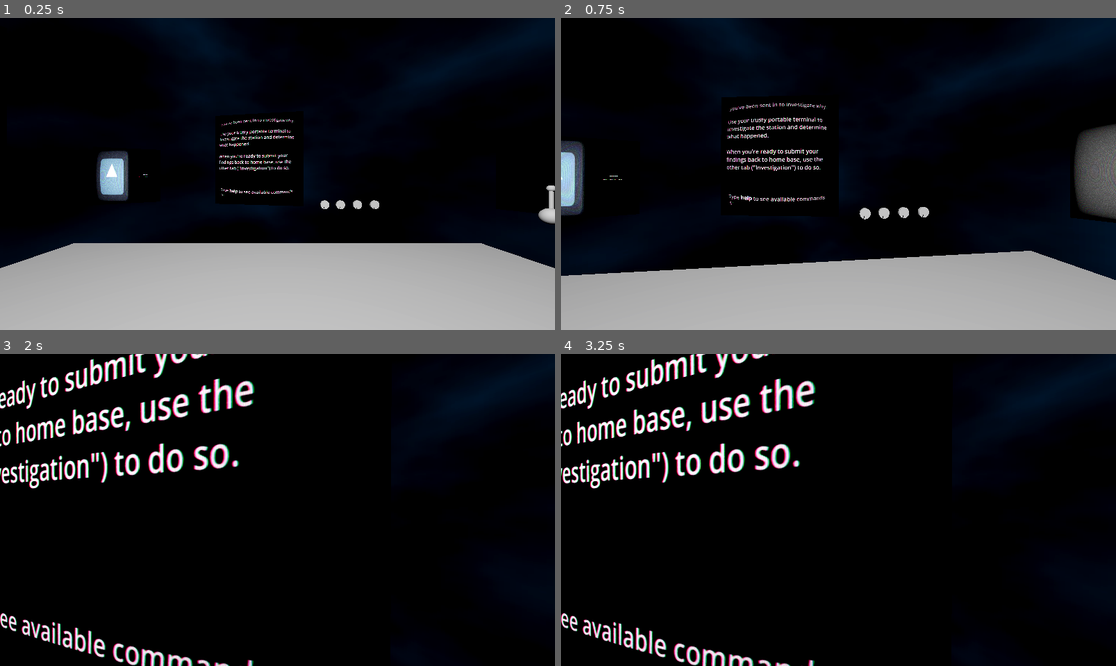
Above: before the commit, frames 1-4 (two rows, left to right).
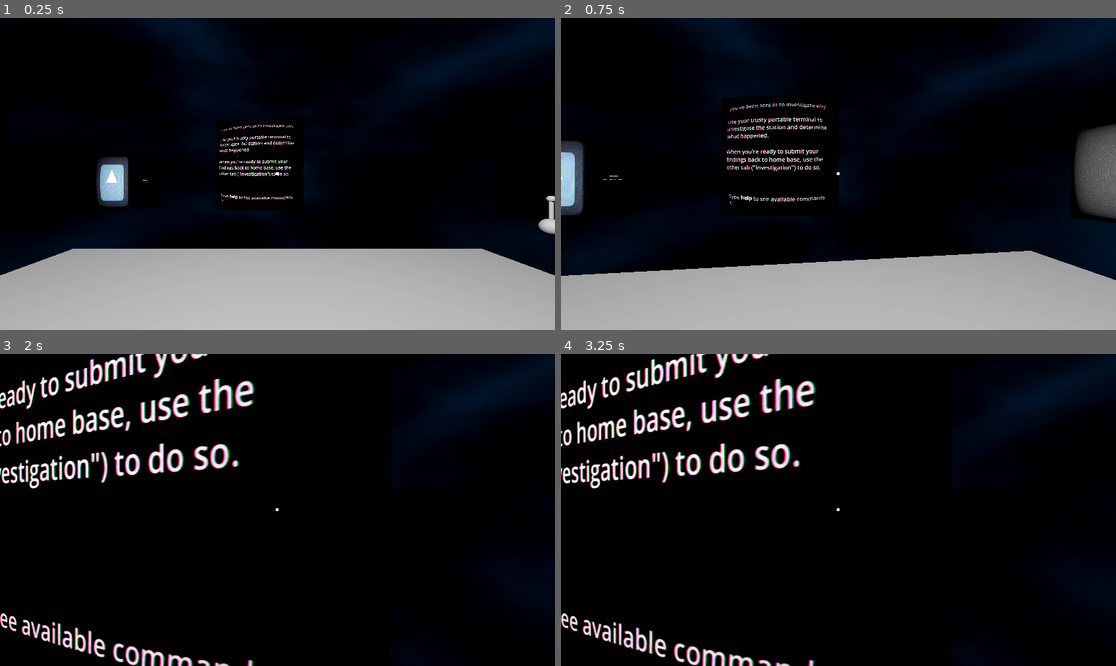
Above: after the commit, the same moments.

Repository: Samiser/spooky-signals
Game: Godot game, scene res://locations/test_area/test_area.tscn
The game is run twice, just before and just after one commit, with the same random seed, the same clock (stepped at 60 frames per second) and the same inputs. This scene is started directly instead of the project's main scene. The engine's default icon, where the game draws it, is replaced by a stand-in: a white triangle on a blue panel in a dark square.
Inputs (mouse positions are in pixels of both pictures, inside the frame that each line leads up to):
- Up to frame 1 (0.25 s): no input
- Up to frame 2 (0.75 s): tap Enter at 0.5 s; move the mouse to (866, 174) at 0.52 s; press the mouse at (866, 174) at 0.53 s; hold W (move_forward) from 0.53 s (still down)
- Up to frame 3 (2 s): keep holding W (move_forward); tap Space (jump) at 0.77, 1.52 s; move the mouse to (249, 510) at 1.27 s; release the mouse at (249, 510) at 1.28 s; click (249, 510) at 1.35 s
- Up to frame 4 (3.25 s): keep holding W (move_forward); move the mouse to (849, 503) at 2.02 s; press the mouse at (849, 503) at 2.03 s; move the mouse to (832, 516) at 2.77 s; release the mouse at (832, 516) at 2.78 s; click (832, 516) at 2.85 s; tap Space (jump) at 3.02 s

The runs differ from the first frame. In frame 1, 3.8% of the frame differs, in the area x 0-100%, y 32-83%; in frame 2, 0.2%; in frame 3, less than 0.1%; in frame 4, less than 0.1%.

Commit message:
added signal tuning screen and hooked up the dials to it in the test scene

Diff:
--- a/entities/dial/dial.gd
+++ b/entities/dial/dial.gd
@@ -1,4 +1,5 @@
 extends AnimatableBody3D
+class_name Dial
 
 var _active = false
 var _player: Player
@@ -9,6 +10,8 @@
 @export var step: float = 1.
 
 @export var drag_sensitivity: float = 0.1
+
+@export var screen: Screen
 
 var max_rotation: float = -160
 var min_rotation: float = 160
@@ -42,6 +45,12 @@
 		get_viewport().set_input_as_handled()
 		return
 
+func _process(_delta: float) -> void:
+	if !_active: return
+
+	if screen.current_screen.has_method("control"):
+		screen.current_screen.control(self, value)
+
 func _handle_motion(event: InputEventMouseMotion) -> void:
 	var dv := -event.relative.y * drag_sensitivity
 	if dv == 0.0:
@@ -53,7 +62,6 @@
 		new_val = round((new_val - min_value) / step) * step + min_value
 
 	value = clampf(new_val, min_value, max_value)
-	print(value)
 	_update_rotation_from_value()
 
 func _update_rotation_from_value() -> void:
--- a/entities/player/player.tscn
+++ b/entities/player/player.tscn
@@ -23,3 +23,26 @@
 
 [node name="Camera3D" type="Camera3D" parent="."]
 transform = Transform3D(1, 0, 0, 0, 1, 0, 0, 0, 1, 0, 1.7, 0)
+
+[node name="UI" type="Control" parent="."]
+layout_mode = 3
+anchors_preset = 15
+anchor_right = 1.0
+anchor_bottom = 1.0
+grow_horizontal = 2
+grow_vertical = 2
+mouse_filter = 2
+
+[node name="CenterContainer" type="CenterContainer" parent="UI"]
+layout_mode = 1
+anchors_preset = 15
+anchor_right = 1.0
+anchor_bottom = 1.0
+grow_horizontal = 2
+grow_vertical = 2
+mouse_filter = 2
+
+[node name="ColorRect" type="ColorRect" parent="UI/CenterContainer"]
+custom_minimum_size = Vector2(5, 5)
+layout_mode = 2
+mouse_filter = 2
--- a/locations/test_area/test_area.tscn
+++ b/locations/test_area/test_area.tscn
@@ -1,10 +1,11 @@
-[gd_scene load_steps=15 format=3 uid="uid://dnk6muhxi6jnc"]
+[gd_scene load_steps=16 format=3 uid="uid://dnk6muhxi6jnc"]
 
 [ext_resource type="PackedScene" uid="uid://vfatuya14sn3" path="res://entities/player/player.tscn" id="1_3ewf1"]
 [ext_resource type="PackedScene" uid="uid://ct5ty1nydcveo" path="res://entities/screen/screen.tscn" id="2_g35bj"]
 [ext_resource type="PackedScene" uid="uid://dp54nqbw0enmy" path="res://ui/screens/terminal/terminal.tscn" id="3_7y0ld"]
 [ext_resource type="PackedScene" uid="uid://6j77mwnbq2hp" path="res://entities/dial/dial.tscn" id="4_mw8hc"]
 [ext_resource type="PackedScene" uid="uid://dfm5ubt1vvrrm" path="res://entities/signal_camera/signal_camera.tscn" id="5_onvax"]
+[ext_resource type="PackedScene" uid="uid://bihsc0t2rsvbi" path="res://ui/screens/signal_tuner/signal_tuner.tscn" id="5_rxbqj"]
 [ext_resource type="PackedScene" uid="uid://but8hh6p6o5w4" path="res://entities/joystick/joystick.tscn" id="6_onvax"]
 
 [sub_resource type="BoxMesh" id="BoxMesh_g35bj"]
@@ -42,6 +43,9 @@
 
 [node name="TestArea" type="Node3D"]
 
+[node name="Player" parent="." instance=ExtResource("1_3ewf1")]
+transform = Transform3D(1, 0, 0, 0, 1, 0, 0, 0, 1, 0, 0.45544386, 0)
+
 [node name="TestPlatform" type="StaticBody3D" parent="."]
 transform = Transform3D(1, 0, 0, 0, 1, 0, 0, 0, 1, 0, -0.5, 0)
 
@@ -51,7 +55,56 @@
 [node name="CollisionShape3D" type="CollisionShape3D" parent="TestPlatform"]
 shape = SubResource("BoxShape3D_7y0ld")
 
-[node name="Player" parent="." instance=ExtResource("1_3ewf1")]
+[node name="SignalCamera" type="Node" parent="."]
+
+[node name="SignalCamViewport" type="SubViewport" parent="SignalCamera"]
+
+[node name="SignalCamera" parent="SignalCamera/SignalCamViewport" instance=ExtResource("5_onvax")]
+transform = Transform3D(1, 0, 0, 0, 1, 0, 0, 0, 1, 0, 0, -6.396699)
+
+[node name="Joystick" parent="SignalCamera" node_paths=PackedStringArray("screen", "control_target") instance=ExtResource("6_onvax")]
+transform = Transform3D(-0.4843975, 0, 0.8748482, 0, 1, 0, -0.8748482, 0, -0.4843975, 3.3857687, 1.1762142, -2.5122895)
+screen = NodePath("../SignalCameraScreen")
+control_target = NodePath("../SignalCamViewport/SignalCamera")
+
+[node name="SignalCameraScreen" parent="SignalCamera" node_paths=PackedStringArray("viewport_override") instance=ExtResource("2_g35bj")]
+transform = Transform3D(0.27065733, 0, -0.53548545, 0, 0.6, 0, 0.53548545, 0, 0.27065733, 3.832747, 1.7454166, -2.760455)
+viewport_override = NodePath("../SignalCamViewport")
+
+[node name="SignalCamera" type="Camera3D" parent="SignalCamera"]
+
+[node name="SecurityCamera" type="Node" parent="."]
+
+[node name="SecurityCamViewport" type="SubViewport" parent="SecurityCamera"]
+
+[node name="Camera3D" type="Camera3D" parent="SecurityCamera/SecurityCamViewport"]
+transform = Transform3D(0.902149, -0.13278748, 0.41048098, 0, 0.9514548, 0.3077884, -0.43142456, -0.277671, 0.85835403, 2.2602513, 2.9474454, 3.565298)
+
+[node name="CameraScreen" parent="SecurityCamera" node_paths=PackedStringArray("viewport_override") instance=ExtResource("2_g35bj")]
+transform = Transform3D(0.6273954, 0, 1.3624885, 0, 1.5, 0, -1.3624885, 0, 0.6273954, -5.2330604, 2.6377952, -2.0560055)
+viewport_override = NodePath("../SecurityCamViewport")
+
+[node name="SignalTuner" type="Node" parent="."]
+
+[node name="Screen" parent="SignalTuner" instance=ExtResource("2_g35bj")]
+transform = Transform3D(-3.059797e-08, 0, -0.7, 0, 0.7, 0, 0.7, 0, -3.059797e-08, 4.549819, 1.8260555, -0.41034675)
+current_screen_scene = ExtResource("5_rxbqj")
+
+[node name="CourseFrequency" parent="SignalTuner" node_paths=PackedStringArray("screen") instance=ExtResource("4_mw8hc")]
+transform = Transform3D(-4.371139e-08, 0, -1, 0, 1, 0, 1, 0, -4.371139e-08, 4.316779, 0.99832726, -0.9751253)
+screen = NodePath("../Screen")
+
+[node name="FineFrequency" parent="SignalTuner" node_paths=PackedStringArray("screen") instance=ExtResource("4_mw8hc")]
+transform = Transform3D(-4.371139e-08, 0, -1, 0, 1, 0, 1, 0, -4.371139e-08, 4.316779, 0.99832726, -0.61655855)
+screen = NodePath("../Screen")
+
+[node name="Amplitude" parent="SignalTuner" node_paths=PackedStringArray("screen") instance=ExtResource("4_mw8hc")]
+transform = Transform3D(-4.371139e-08, 0, -1, 0, 1, 0, 1, 0, -4.371139e-08, 4.316779, 0.99832726, -0.23018885)
+screen = NodePath("../Screen")
+
+[node name="Something" parent="SignalTuner" node_paths=PackedStringArray("screen") instance=ExtResource("4_mw8hc")]
+transform = Transform3D(-4.371139e-08, 0, -1, 0, 1, 0, 1, 0, -4.371139e-08, 4.316779, 0.99832726, 0.16424513)
+screen = NodePath("../Screen")
 
 [node name="TerminalScreen" parent="." instance=ExtResource("2_g35bj")]
 transform = Transform3D(0.9837944, 0, -0.17930017, 0, 1, 0, 0.17930017, 0, 0.9837944, -0.44365543, 2.030398, -4.5553346)
@@ -60,26 +113,6 @@
 [node name="TestScreen" parent="." instance=ExtResource("2_g35bj")]
 transform = Transform3D(0.5353152, 0, 0.27099377, 0, 0.59999996, 0, -0.27099377, 0, 0.5353152, -3.32793, 1.6587055, -4.5553346)
 
-[node name="CameraScreen" parent="." node_paths=PackedStringArray("viewport_override") instance=ExtResource("2_g35bj")]
-transform = Transform3D(0.6273954, 0, 1.3624885, 0, 1.5, 0, -1.3624885, 0, 0.6273954, -5.2330604, 2.6377952, -2.0560055)
-viewport_override = NodePath("../SecurityCamViewport")
-
-[node name="SignalCameraScreen" parent="." node_paths=PackedStringArray("viewport_override") instance=ExtResource("2_g35bj")]
-transform = Transform3D(0.27065733, 0, -0.53548545, 0, 0.6, 0, 0.53548545, 0, 0.27065733, 3.832747, 1.7454166, -2.760455)
-viewport_override = NodePath("../SignalCamViewport")
-
-[node name="Dial" parent="." instance=ExtResource("4_mw8hc")]
-transform = Transform3D(1, 0, 0, 0, 1, 0, 0, 0, 1, 1.076445, 0.99832726, -4.633592)
-
-[node name="Dial2" parent="." instance=ExtResource("4_mw8hc")]
-transform = Transform3D(1, 0, 0, 0, 1, 0, 0, 0, 1, 1.4350117, 0.99832726, -4.633592)
-
-[node name="Dial3" parent="." instance=ExtResource("4_mw8hc")]
-transform = Transform3D(1, 0, 0, 0, 1, 0, 0, 0, 1, 1.8213813, 0.99832726, -4.633592)
-
-[node name="Dial4" parent="." instance=ExtResource("4_mw8hc")]
-transform = Transform3D(1, 0, 0, 0, 1, 0, 0, 0, 1, 2.2158155, 0.99832726, -4.633592)
-
 [node name="OmniLight3D" type="OmniLight3D" parent="."]
 transform = Transform3D(1, 0, 0, 0, 1, 0, 0, 0, 1, 0, 3.7588897, 0)
 omni_range = 27.828
@@ -87,20 +120,3 @@
 
 [node name="WorldEnvironment" type="WorldEnvironment" parent="."]
 environment = SubResource("Environment_3o6hu")
-
-[node name="SignalCamera" type="Camera3D" parent="."]
-
-[node name="SecurityCamViewport" type="SubViewport" parent="."]
-
-[node name="Camera3D" type="Camera3D" parent="SecurityCamViewport"]
-transform = Transform3D(0.902149, -0.13278748, 0.41048098, 0, 0.9514548, 0.3077884, -0.43142456, -0.277671, 0.85835403, 2.2602513, 2.9474454, 3.565298)
-
-[node name="SignalCamViewport" type="SubViewport" parent="."]
-
-[node name="SignalCamera" parent="SignalCamViewport" instance=ExtResource("5_onvax")]
-transform = Transform3D(1, 0, 0, 0, 1, 0, 0, 0, 1, 0, 0, -6.396699)
-
-[node name="Joystick" parent="." node_paths=PackedStringArray("screen", "control_target") instance=ExtResource("6_onvax")]
-transform = Transform3D(-0.4843975, 0, 0.8748482, 0, 1, 0, -0.8748482, 0, -0.4843975, 3.3857687, 1.1762142, -2.5122895)
-screen = NodePath("../SignalCameraScreen")
-control_target = NodePath("../SignalCamViewport/SignalCamera")
--- /dev/null
+++ b/ui/screens/signal_tuner/signal_tuner.gd
@@ -0,0 +1,6 @@
+extends Control
+
+func control(caller: Node3D, value: float):
+	match caller.name:
+		"CourseFrequency":
+			%CourseFrequencyLabel.text = str(value)
--- /dev/null
+++ b/ui/screens/signal_tuner/signal_tuner.tscn
@@ -0,0 +1,109 @@
+[gd_scene load_steps=4 format=3 uid="uid://bihsc0t2rsvbi"]
+
+[ext_resource type="Script" uid="uid://b01frol50hhfs" path="res://ui/screens/signal_tuner/signal_tuner.gd" id="1_3ht51"]
+
+[sub_resource type="Theme" id="Theme_ck2ot"]
+default_font_size = 50
+MarginContainer/constants/margin_bottom = 5
+MarginContainer/constants/margin_left = 5
+MarginContainer/constants/margin_right = 5
+MarginContainer/constants/margin_top = 5
+
+[sub_resource type="StyleBoxFlat" id="StyleBoxFlat_3ht51"]
+bg_color = Color(0.6, 0.6, 0.6, 0)
+border_width_left = 5
+border_width_top = 5
+border_width_right = 5
+border_width_bottom = 5
+border_color = Color(0, 0.9453271, 0.62108314, 1)
+
+[node name="SignalTuner" type="Control"]
+layout_mode = 3
+anchors_preset = 15
+anchor_right = 1.0
+anchor_bottom = 1.0
+grow_horizontal = 2
+grow_vertical = 2
+theme = SubResource("Theme_ck2ot")
+script = ExtResource("1_3ht51")
+
+[node name="VBoxContainer" type="VBoxContainer" parent="."]
+layout_mode = 1
+anchors_preset = 15
+anchor_right = 1.0
+anchor_bottom = 1.0
+grow_horizontal = 2
+grow_vertical = 2
+
+[node name="HBoxContainer" type="HBoxContainer" parent="VBoxContainer"]
+layout_mode = 2
+size_flags_vertical = 3
+
+[node name="MarginContainer" type="MarginContainer" parent="VBoxContainer/HBoxContainer"]
+layout_mode = 2
+size_flags_horizontal = 3
+size_flags_stretch_ratio = 1.9
+
+[node name="Panel" type="Panel" parent="VBoxContainer/HBoxContainer/MarginContainer"]
+layout_mode = 2
+theme_override_styles/panel = SubResource("StyleBoxFlat_3ht51")
+
+[node name="CourseFrequencyLabel" type="RichTextLabel" parent="VBoxContainer/HBoxContainer/MarginContainer"]
+unique_name_in_owner = true
+layout_mode = 2
+text = "test"
+fit_content = true
+horizontal_alignment = 1
+vertical_alignment = 1
+
+[node name="MarginContainer2" type="MarginContainer" parent="VBoxContainer/HBoxContainer"]
+layout_mode = 2
+size_flags_horizontal = 3
+
+[node name="Panel" type="Panel" parent="VBoxContainer/HBoxContainer/MarginContainer2"]
+layout_mode = 2
+theme_override_styles/panel = SubResource("StyleBoxFlat_3ht51")
+
+[node name="FineFrequencyLabel" type="RichTextLabel" parent="VBoxContainer/HBoxContainer/MarginContainer2"]
+unique_name_in_owner = true
+layout_mode = 2
+text = "test"
+fit_content = true
+horizontal_alignment = 1
+vertical_alignment = 1
+
+[node name="HBoxContainer2" type="HBoxContainer" parent="VBoxContainer"]
+layout_mode = 2
+size_flags_vertical = 3
+
+[node name="MarginContainer" type="MarginContainer" parent="VBoxContainer/HBoxContainer2"]
+layout_mode = 2
+size_flags_horizontal = 3
+
+[node name="Panel" type="Panel" parent="VBoxContainer/HBoxContainer2/MarginContainer"]
+layout_mode = 2
+theme_override_styles/panel = SubResource("StyleBoxFlat_3ht51")
+
+[node name="AmplitudeLabel" type="RichTextLabel" parent="VBoxContainer/HBoxContainer2/MarginContainer"]
+unique_name_in_owner = true
+layout_mode = 2
+text = "test"
+fit_content = true
+horizontal_alignment = 1
+vertical_alignment = 1
+
+[node name="MarginContainer2" type="MarginContainer" parent="VBoxContainer/HBoxContainer2"]
+layout_mode = 2
+size_flags_horizontal = 3
+
+[node name="Panel" type="Panel" parent="VBoxContainer/HBoxContainer2/MarginContainer2"]
+layout_mode = 2
+theme_override_styles/panel = SubResource("StyleBoxFlat_3ht51")
+
+[node name="SomethingLabel" type="RichTextLabel" parent="VBoxContainer/HBoxContainer2/MarginContainer2"]
+unique_name_in_owner = true
+layout_mode = 2
+text = "test"
+fit_content = true
+horizontal_alignment = 1
+vertical_alignment = 1
Not shown, added: ui/screens/signal_tuner/signal_tuner.gd.uid
